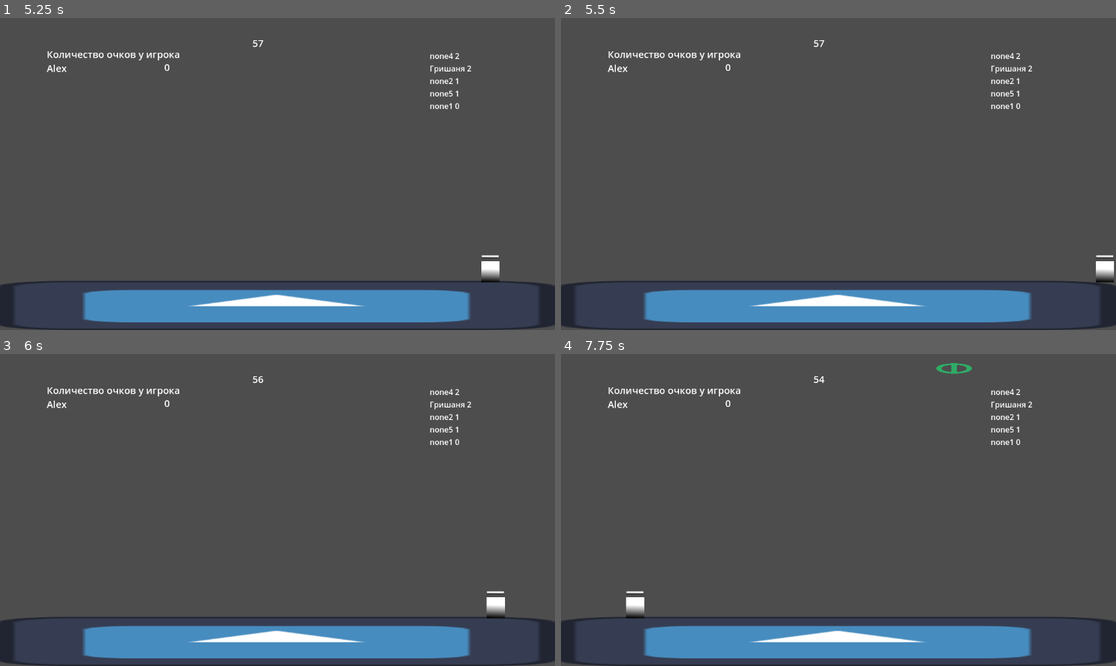
Above: before the commit, frames 1-4 (two rows, left to right).
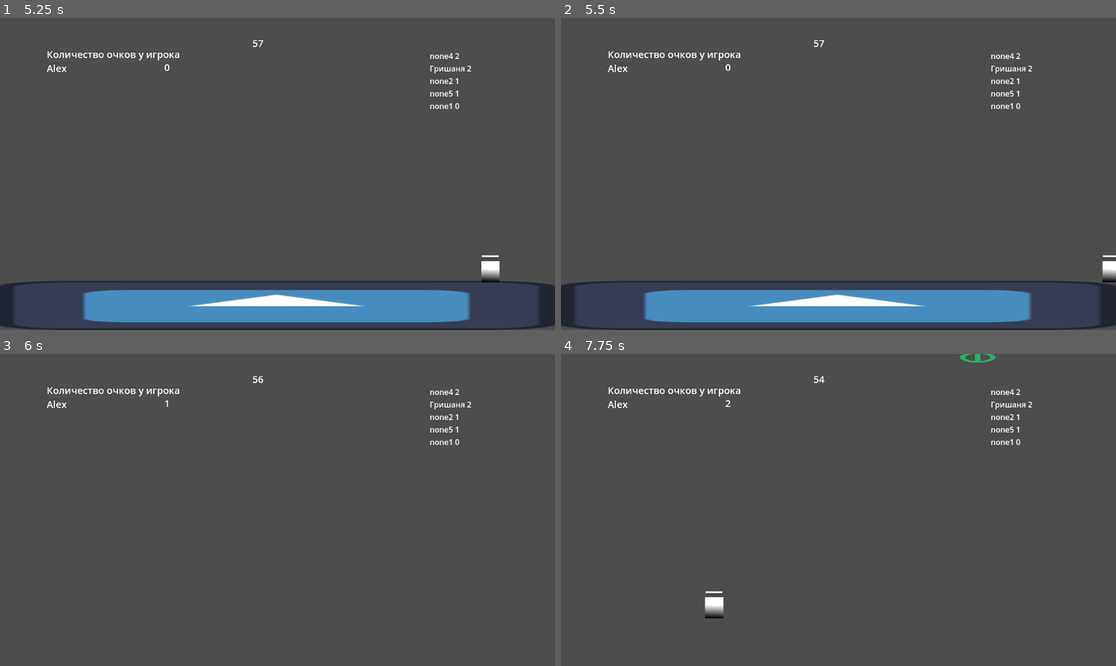
Above: after the commit, the same moments.

Repository: Grishanya030/Maslenitsa
Game: Godot game, scene res://mainMenu/menu.tscn
The game is run twice, just before and just after one commit, with the same random seed, the same clock (stepped at 60 frames per second) and the same inputs. The engine's default icon, where the game draws it, is replaced by a stand-in: a white triangle on a blue panel in a dark square.
Inputs (mouse positions are in pixels of both pictures, inside the frame that each line leads up to):
- Up to frame 1 (5.25 s): click "Играть" at 0.5 s; click (205, 120) at 1.27 s; type "Alex" at 1.35 s; click "Продолжить" at 2 s; tap Enter at 2.75 s; hold D (right) 2.78-3.53 s; hold A (left) 3.53-4.28 s; hold D (right) from 4.28 s (still down)
- Up to frame 2 (5.5 s): keep holding D (right)
- Up to frame 3 (6 s): release D (right) at 5.78 s; hold A (left) from 5.78 s (still down)
- Up to frame 4 (7.75 s): keep holding A (left)

Frame 1 is identical in both runs. In frame 2, 0.1% of the frame differs, in the area x 96-100%, y 75-85%; in frame 3, 9.6%; in frame 4, 10%, in the area x 0-100%, y 0-100%.

Commit message:
Blin

Diff:
--- a/Game/Blin.gd
+++ b/Game/Blin.gd
@@ -2,5 +2,5 @@
 const SPEED = 300.0
 
 func _physics_process(delta):
-	velocity.y += 150 * delta
+	velocity.y += 100 * delta + 60 - Global.game_time
 	move_and_slide()
--- a/Game/MainHeroBody2D.gd
+++ b/Game/MainHeroBody2D.gd
@@ -11,7 +11,8 @@
 func _physics_process(delta):
 	var area = $Area2D.get_overlapping_bodies()
 	for body in area:
-		body.queue_free()
+		if (body != $Floor/CollisionShape2D3 || body != $Floor/CollisionShape2D2 || body != $Floor):
+			body.queue_free()
 		Global.points+=1
 
 
--- a/Game/game.gd
+++ b/Game/game.gd
@@ -15,6 +15,7 @@
 func _process(delta):
 	label_points.text = str(Global.points)
 	time_label.text = str(round(time_timer.time_left))
+	Global.game_time = round(time_timer.time_left)
 	pass
 
 func blin_spawn():
--- a/Game/game.tscn
+++ b/Game/game.tscn
@@ -13,11 +13,11 @@
 [node name="Floor" type="StaticBody2D" parent="."]
 
 [node name="CollisionShape2D2" type="CollisionShape2D" parent="Floor"]
-position = Vector2(-57, 578)
+position = Vector2(-57, 496)
 shape = SubResource("RectangleShape2D_eax3r")
 
 [node name="CollisionShape2D3" type="CollisionShape2D" parent="Floor"]
-position = Vector2(1200, 582)
+position = Vector2(1208, 500)
 shape = SubResource("RectangleShape2D_eax3r")
 
 [node name="Sprite2D" type="Sprite2D" parent="Floor"]
@@ -31,7 +31,7 @@
 [node name="Blins" type="Node" parent="."]
 
 [node name="BlinTimer" type="Timer" parent="Blins"]
-wait_time = 3.0
+wait_time = 2.0
 autostart = true
 
 [node name="Texts" type="Node" parent="."]
--- a/Game/main_hero.tscn
+++ b/Game/main_hero.tscn
@@ -1,9 +1,9 @@
-[gd_scene load_steps=6 format=3 uid="uid://dr6jrpcih1syt"]
+[gd_scene load_steps=5 format=3 uid="uid://dr6jrpcih1syt"]
 
 [ext_resource type="Script" path="res://Game/MainHeroBody2D.gd" id="1_d3n7m"]
 
-[sub_resource type="RectangleShape2D" id="RectangleShape2D_flp12"]
-size = Vector2(38, 45)
+[sub_resource type="RectangleShape2D" id="RectangleShape2D_tt7u3"]
+size = Vector2(38, 8.5)
 
 [sub_resource type="Gradient" id="Gradient_4stl1"]
 
@@ -12,22 +12,10 @@
 fill_from = Vector2(0.408257, 1)
 fill_to = Vector2(0.426605, 0.366972)
 
-[sub_resource type="RectangleShape2D" id="RectangleShape2D_tt7u3"]
-size = Vector2(38, 8.5)
-
 [node name="MainHero" type="Node2D"]
 
 [node name="MainHeroBody2D" type="CharacterBody2D" parent="."]
 script = ExtResource("1_d3n7m")
-
-[node name="CollisionShape2D" type="CollisionShape2D" parent="MainHeroBody2D"]
-position = Vector2(0, -2.5)
-shape = SubResource("RectangleShape2D_flp12")
-
-[node name="MainHeroSprite2D" type="Sprite2D" parent="MainHeroBody2D/CollisionShape2D"]
-position = Vector2(0, -0.5)
-scale = Vector2(0.59375, 0.6875)
-texture = SubResource("GradientTexture2D_5gfve")
 
 [node name="Area2D" type="Area2D" parent="MainHeroBody2D"]
 
@@ -39,3 +27,8 @@
 position = Vector2(-0.499998, 0.5)
 scale = Vector2(0.546875, 0.0976563)
 texture = SubResource("GradientTexture2D_5gfve")
+
+[node name="MainHeroSprite2D" type="Sprite2D" parent="MainHeroBody2D"]
+position = Vector2(3.8147e-06, -3)
+scale = Vector2(0.59375, 0.6875)
+texture = SubResource("GradientTexture2D_5gfve")
--- a/global.gd
+++ b/global.gd
@@ -5,6 +5,7 @@
 var Leaders_Names = []
 var Leaders_Points = []
 var LeagersList = ""
+var game_time = 0
 
 func readLeaders():
 	var file = FileAccess.open("res://Game/leaderboard.txt", FileAccess.READ)
Not shown, changed: Game/leaderboard.txt
